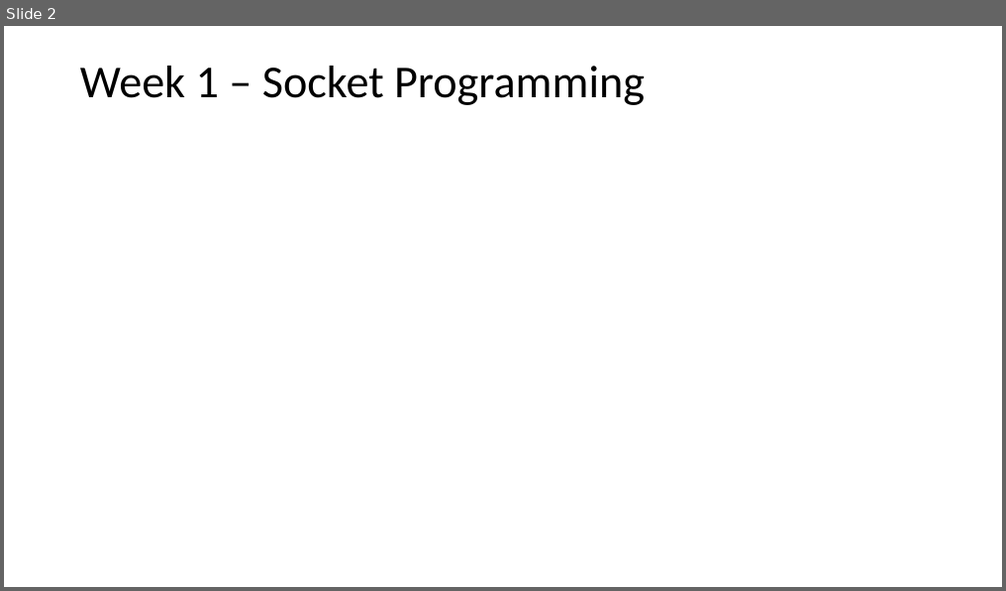
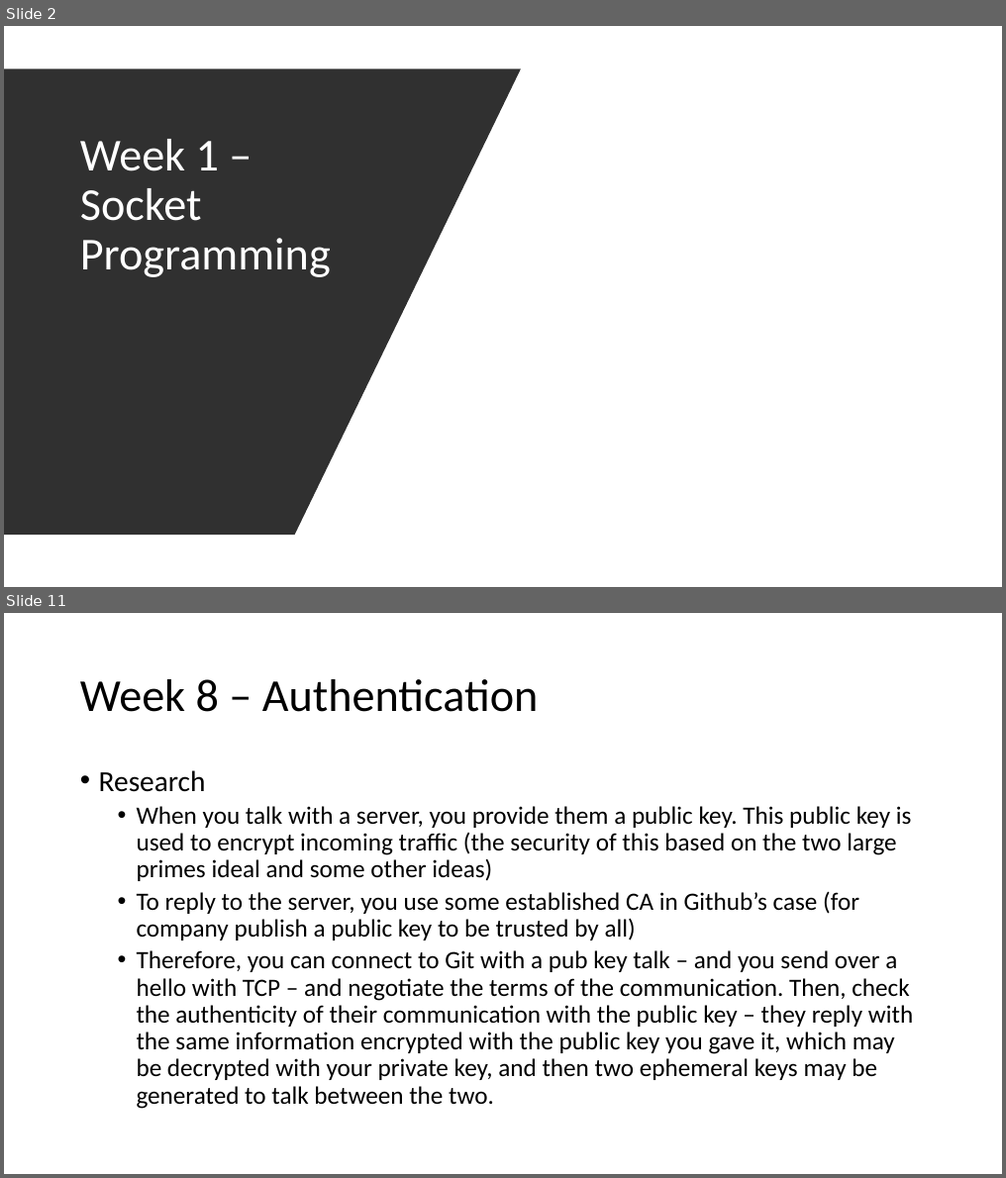
Before and after one commit to burwinliu-zz/my-jupyter-nb, a slide deck: Notes/summer2020/Summer_Summary.pptx. Shown one above the other, each under a label of ours: slide 2 before the commit, slides 2 and 11 after it; the slides between them are not shown. The pictures are 1006x591 and 1006x1178 pixels, drawn with LibreOffice and Linux fonts; fonts in the diff are those of the drawing; grey boxes stand for pictures. Boxes give left, top, right and bottom in pixels: in the first picture for what was removed or moved away, otherwise in the second. Text is boxed around its words. In the diff, an @@ line names an element or a change of style, - is before the commit and + after.

```diff
--- a/Notes/summer2020/Summer_Summary.pptx
+++ b/Notes/summer2020/Summer_Summary.pptx
@@ slide 11 added at (x1=4, y1=613, x2=1002, y2=1174), background #FFFFFF @@
@@ title added at (x1=80, y1=679, x2=538, y2=712), 44 pt, text #000000 @@
+Week 8 – Authentication
@@ text added at (x1=99, y1=770, x2=913, y2=1109), 24 pt, text #000000 @@
+• Research
+  • When you talk with a server, you provide them a public key. This public key is used to encrypt incoming traffic (the security of this based on the two large primes ideal and some other ideas)
+  • To reply to the server, you use some established CA in Github’s case (for company publish a public key to be trusted by all)
+  • Therefore, you can connect to Git with a pub key talk – and you send over a hello with TCP – and negotiate the terms of the communication. Then, check the authenticity of their communication with the public key – they reply with the same information encrypted with the public key you gave it, which may be decrypted with your private key, and then two ephemeral keys may be generated to talk between the two.
@@ slide 2 changed as well @@
@@ background #FFFFFF to #000000 @@
@@ rectangle added at (x1=4, y1=26, x2=1002, y2=587), fill #FFFFFF @@
@@ freeform shape added at (x1=4, y1=69, x2=521, y2=535), fill #303030 @@
@@ title "Week 1 – Socket Programming" moved from (x1=80, y1=66, x2=645, y2=105) to (x1=80, y1=139, x2=331, y2=277) @@
@@ title "Week 1 – Socket Programming" at (x1=80, y1=139, x2=331, y2=277): text colour #000000 to #FFFFFF; vertical alignment middle to bottom @@
```
Also in this commit, not shown: 8 other slides changed, 1 other slide added, 10 other files.
